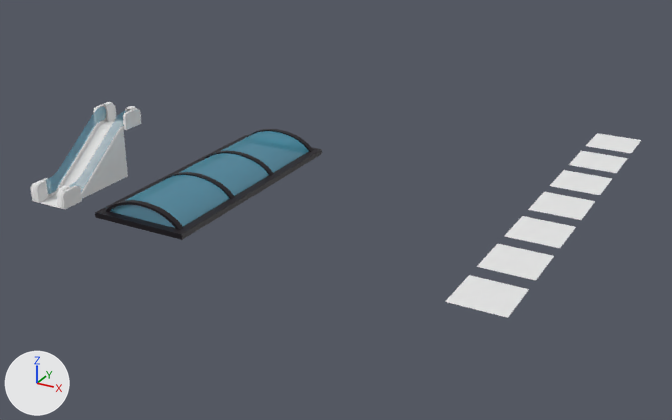
Renders of the Blender file Assets/VXR1161/Models/DealStealer-ModelKit.blend from each side of a commit.
Both versions are drawn from a 50 mm lens placed at (10.7, -35.2, 21.0), pointed at (-14.7, 10.9, -2.1). Lighting does not change. The marker at lower left points along +X, +Y and +Z. The older version comes first.

The first picture shows 'Escalator', 'Floor Tile A', 'Floor Tile B', 'Floor Tile C', 'Floor Tile D', 'Floor Tile E', 'Floor Tile F', 'Floor Tile G', 'Skylight'.
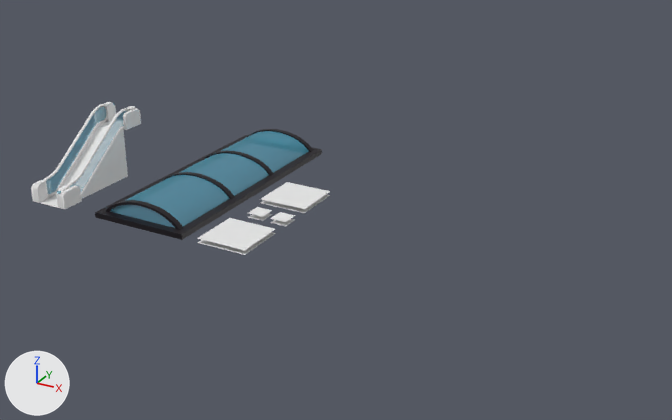
Commit message: Finalized Model for the Escalator

Boxes (x1, y1, x2, y2) around the edits, measured in the pictures (672 x 420 px):
'Escalator', reshaped: before (31, 102, 142, 209); after (31, 102, 141, 209)
'Floor Tile A', hidden: before (445, 275, 529, 318)
'Roof Tile', shown: after (197, 218, 276, 255)
'Floor Tile B', hidden: before (477, 244, 554, 280)
'Floor Tile C', hidden: before (505, 216, 576, 248)
'Ceiling Tile A', shown: after (261, 182, 330, 213)
'Floor Tile D', hidden: before (528, 192, 595, 220)
'Floor Tile G', hidden: before (550, 170, 612, 195)
'Floor Tile F', hidden: before (569, 151, 628, 173)
'Floor Tile E', hidden: before (586, 133, 641, 153)
'Roof Tile.Small', shown: after (270, 212, 295, 226)
'Roof Tile.IBeam', shown: after (248, 207, 272, 221)
part 1 of me_cube, built on: before (31, 104, 142, 209); after (31, 103, 141, 209)

The change, as a diff of the scene's bpy script:
```diff
--- a/Assets/VXR1161/Models/DealStealer-ModelKit.blend.py
+++ b/Assets/VXR1161/Models/DealStealer-ModelKit.blend.py
@@ me_cube @@
 # used by ob_escalator; location = (-26.0, 0.0, 0.0)
-me_cube.from_pydata(...)  # 649 vertices, 661 faces; spans x -2.25..0.25, y -0.5..6.5, z 0.0..4.11
+me_cube.from_pydata(...)  # 3475 vertices, 3360 faces; spans x -2.25..0.25, y -0.53..6.53, z 0.0..4.18
+# me_cube part 1: 4 vertices moved from x -2.25..0.25, y -0.5..6.5, z 0.82..3.83 to x -2.0..0.0, y -0.5..6.5, z 0.77..3.78; 33 vertices removed from x -2.25..0.25, y -0.5..6.5, z 0.0..4.01; 2859 vertices added at x -2.25..0.25, y -0.53..6.53, z 0.0..4.18
 me_cube.materials.append(mat_trim_sheet)
@@ ob_floor_tile_a @@
 ob_floor_tile_a.scale = (1.5, 1.5, 1.0)
+ob_floor_tile_a.hide_set(True)  # its collection is switched off
@@ ob_floor_tile_b @@
 ob_floor_tile_b.scale = (1.5, 1.5, 1.0)
+ob_floor_tile_b.hide_set(True)  # its collection is switched off
@@ ob_floor_tile_c @@
 ob_floor_tile_c.scale = (1.5, 1.5, 1.0)
+ob_floor_tile_c.hide_set(True)  # its collection is switched off
@@ ob_floor_tile_d @@
 ob_floor_tile_d.scale = (1.5, 1.5, 1.0)
+ob_floor_tile_d.hide_set(True)  # its collection is switched off
@@ ob_floor_tile_e @@
 ob_floor_tile_e.scale = (1.5, 1.5, 1.0)
+ob_floor_tile_e.hide_set(True)  # its collection is switched off
@@ ob_floor_tile_f @@
 ob_floor_tile_f.scale = (1.5, 1.5, 1.0)
+ob_floor_tile_f.hide_set(True)  # its collection is switched off
@@ ob_floor_tile_g @@
 ob_floor_tile_g.scale = (1.5, 1.5, 1.0)
+ob_floor_tile_g.hide_set(True)  # its collection is switched off
@@ ob_roof_tile @@
 ob_roof_tile.scale = (1.5, 1.5, 0.125)
-ob_roof_tile.hide_set(True)  # its collection is switched off
@@ ob_roof_tile_small @@
 ob_roof_tile_small.scale = (0.5, 0.5, 0.125)
-ob_roof_tile_small.hide_set(True)  # its collection is switched off
@@ ob_ceiling_tile_a @@
 ob_ceiling_tile_a.scale = (1.5, 1.5, 0.125)
-ob_ceiling_tile_a.hide_set(True)  # its collection is switched off
@@ ob_roof_tile_ibeam @@
 ob_roof_tile_ibeam.scale = (0.5, 0.5, 0.125)
-ob_roof_tile_ibeam.hide_set(True)  # its collection is switched off
```
